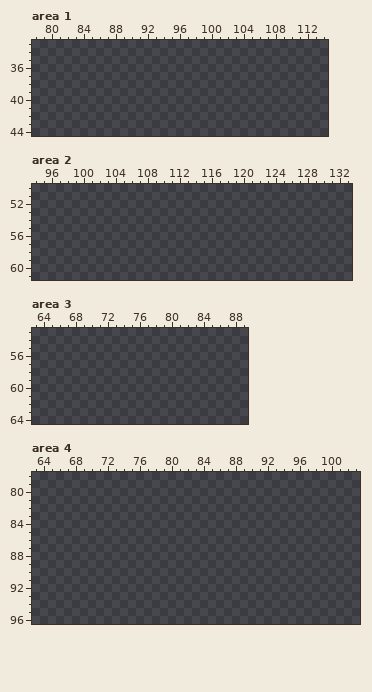
Pixel-art file: Ozzyria.Content/_raw/entity_set.aseprite. Above is the file before it was changed.
1024x1024 pixels, 1 frame. Pixels under 10% opacity are left out. Colours within 5 levels of each other are drawn and written as one. Shown: area 1: x 78..114, y 33..44; area 2: x 94..133, y 50..61; area 3: x 63..89, y 53..64; area 4: x 63..103, y 78..96. The commit also changed other parts of the picture, which this record leaves out.
The same view after the edit:
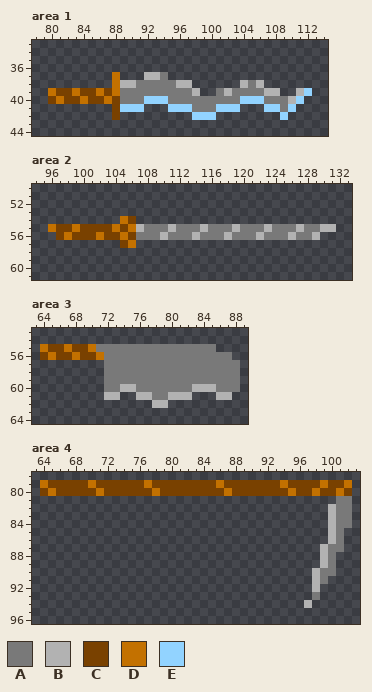
Palette (. is transparent): A #797979  B #b2b2b2  C #794100  D #c37100  E #92d3ff
The edit:
Changed rows in their new state; - is an unchanged pixel.
Area 1, layer "Layer 1":
first column x 80:
37 --------D---BBA------------------
38 --------DBBAAAAABB------BAB------
39 DCCDCCDCDAAAAAAAAAB--ABAAAABB--BE
40 CDCCDCCDCAAAEEEAAAAAAAAAEEEAAABE-
41 --------CEEE---EEEAAAEEE---EEAE--
42 --------C---------EEE--------E---
Area 2, layer "Layer 1":
first column x 96:
54 ---------DC-------------------------
55 DCCDCCCCDCDBAAABAAABAAABAAABAAABAABB
56 -CDCCCDCCDCAAABAAABAAABAAABAAABAAB--
57 ---------CD-------------------------
Area 3, layer "Layer 1":
first column x 64:
55 DCCDCCDAAAAAAAAAAAAAAA---
56 CDCCDCCDAAAAAAAAAAAAAAAA-
57 --------AAAAAAAAAAAAAAAAA
58 --------AAAAAAAAAAAAAAAAA
59 --------AAAAAAAAAAAAAAAAA
60 --------AABBAAAAAAABBBAAA
61 --------BB--BBAABBB---BB-
62 --------------BB---------
Area 4, layer "Layer 1":
first column x 64:
79 DCCCCCDCCCCCCDCCCCCCCCDCCCCCCCDCCCCDCCD
80 CDCCCCCDCCCCCCDCCCCCCCCDCCCCCCCDCCDCCDC
81 -------------------------------------AA
82 ------------------------------------BAA
83 ------------------------------------BAA
84 ------------------------------------BAA
85 ------------------------------------BA-
86 ------------------------------------BA-
87 -----------------------------------BAA-
88 -----------------------------------BA--
89 -----------------------------------BA--
90 ----------------------------------BAA--
91 ----------------------------------BA---
92 ----------------------------------B----
93 ----------------------------------A----
94 ---------------------------------B-----
